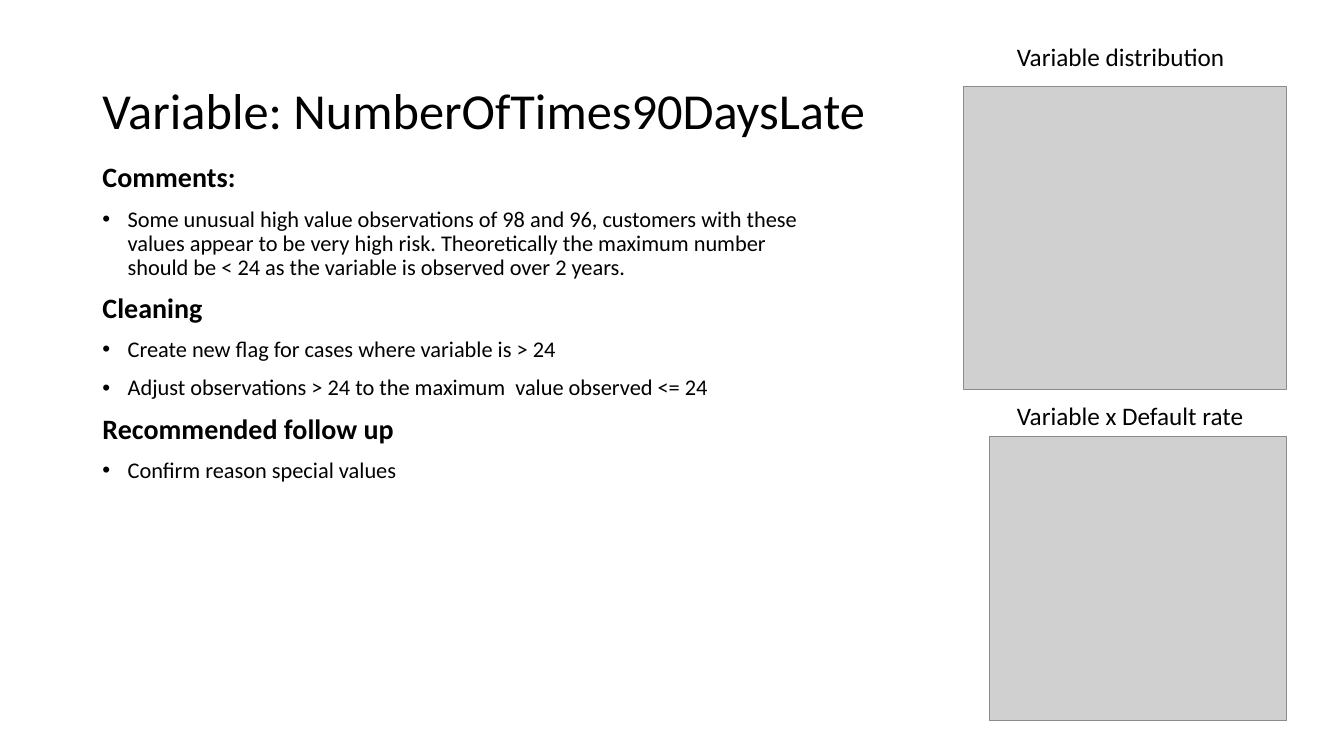
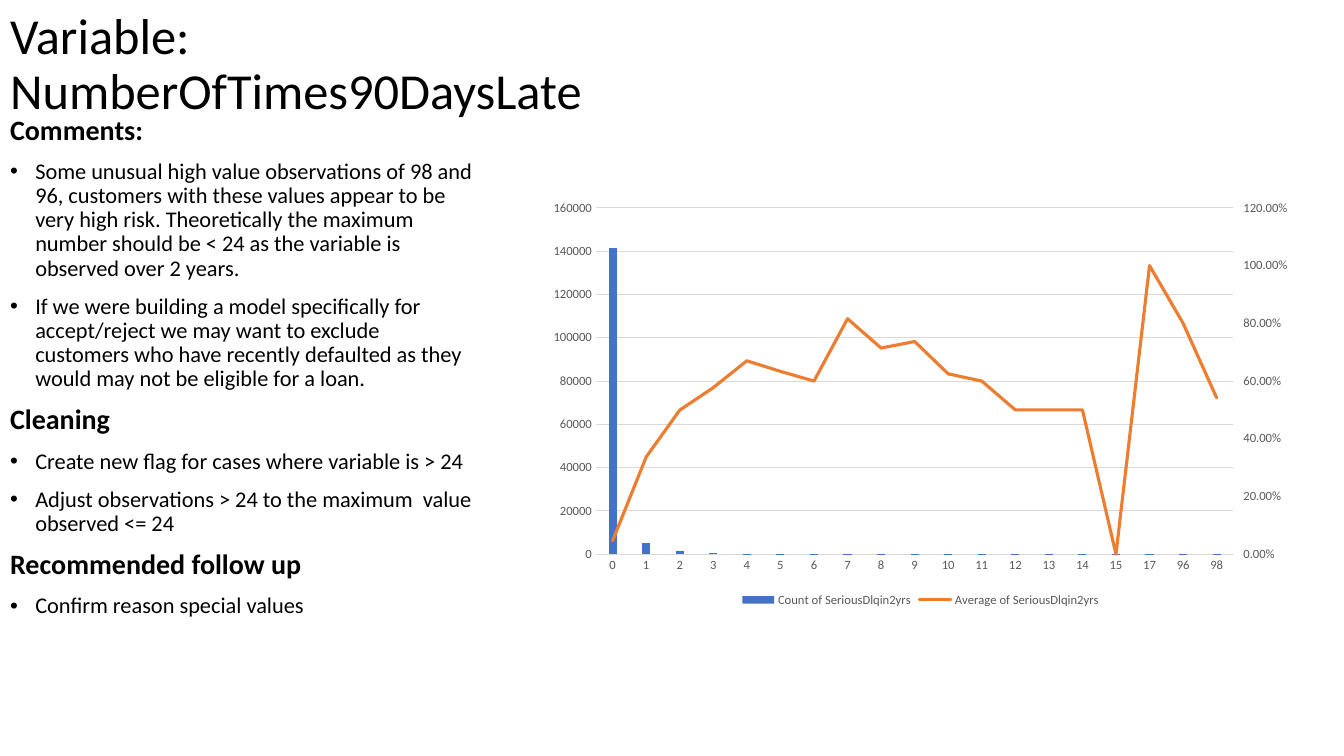
Before and after one commit to matthewjones-perth/givemesomecredit, a slide deck: slide 16 of Paidy Dataset Exercise.pptm. Drawn at 1344x756 pixels with LibreOffice and Linux fonts; fonts in the diff are those of the drawing; grey boxes stand for pictures. Boxes give left, top, right and bottom in pixels: in the first picture for what was removed or moved away, otherwise in the second. Text is boxed around its words. In the diff, an @@ line names an element or a change of style, - is before the commit and + after.

```diff
--- a/Paidy Dataset Exercise.pptm
+++ b/Paidy Dataset Exercise.pptm
@@ title "Variable: NumberOfTimes90DaysLate" rewrapped from (x1=102, y1=94, x2=865, y2=137) to (x1=10, y1=19, x2=581, y2=117) @@
@@ text removed at (x1=1017, y1=48, x2=1224, y2=67) @@
-Variable distribution
@@ picture removed at (x1=964, y1=87, x2=1287, y2=390) @@
@@ text "Comments:" moved from (x1=102, y1=168, x2=797, y2=482) to (x1=10, y1=121, x2=472, y2=617) @@
@@ column chart added at (x1=538, y1=193, x2=1304, y2=612) @@
+categories: 0, 1, 2, 3, 4, 5, 6, 7, 8, 9, 10, 11, 12, 13, 14, 15, 17, 96, 98
+Count of SeriousDlqin2yrs: 142000, 5000, 2000, 1000, 0, 0, 0, 0, 0, 0, 0, 0, 0, 0, 0, 0, 0, 0, 0
+Average of SeriousDlqin2yrs: 0.05, 0.34, 0.5, 0.58, 0.67, 0.63, 0.6, 0.82, 0.71, 0.74, 0.62, 0.6, 0.5, 0.5, 0.5, 0, 1, 0.8, 0.54
@@ text at (x1=35, y1=298, x2=461, y2=390): paragraph added @@
+• If we were building a model specifically for accept/reject we may want to exclude customers who have recently defaulted as they would may not be eligible for a loan.
@@ text removed at (x1=1017, y1=407, x2=1243, y2=426) @@
-Variable x Default rate
@@ picture removed at (x1=990, y1=437, x2=1287, y2=721) @@
```
Also in this commit, not shown: 11 other slides changed, 2 other files.
